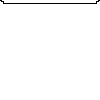
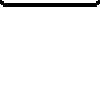
The second 100x100 image is a revision of the first. Changes to its layers:
painted on "Capa 2" over (0, 1, 100, 7)
